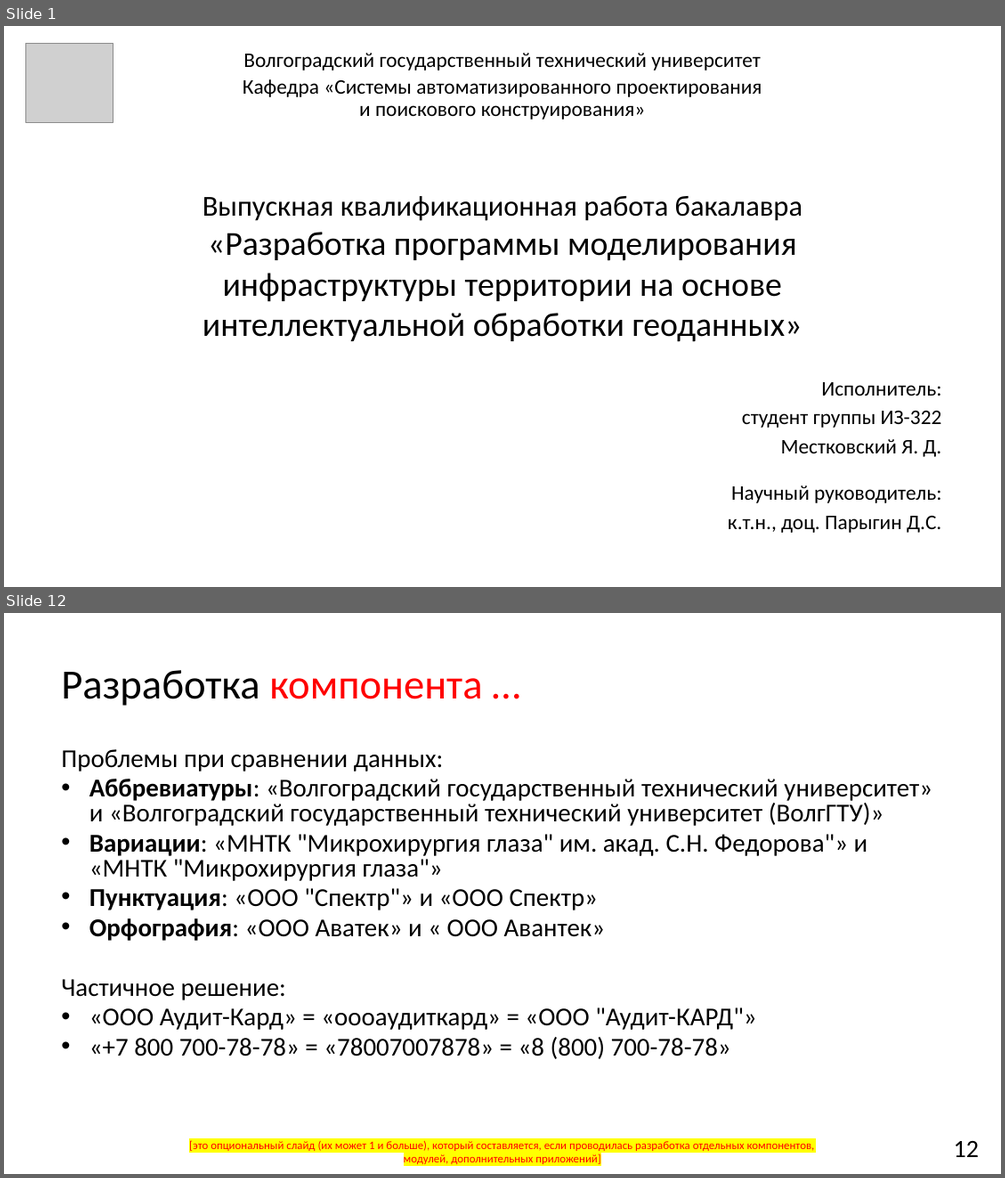
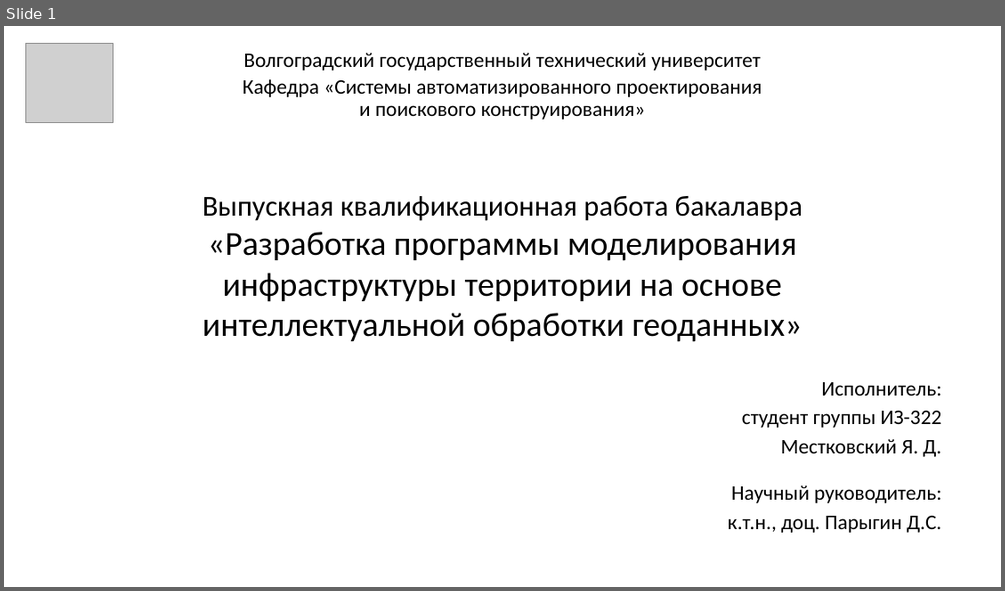
Before and after one commit to YaroslavMestkovsky/VKR, a slide deck: 3 [Презентация].pptx. Shown one above the other, each under a label of ours: slides 1 and 12 before the commit, slide 1 after it; the slides between them are not shown. The pictures are 1005x1178 and 1005x591 pixels, drawn with LibreOffice and Linux fonts; fonts in the diff are those of the drawing; grey boxes stand for pictures. Boxes give left, top, right and bottom in pixels: in the first picture for what was removed or moved away, otherwise in the second. Text is boxed around its words. In the diff, an @@ line names an element or a change of style, - is before the commit and + after.

```diff
--- a/3 [Презентация].pptx
+++ b/3 [Презентация].pptx
@@ slide 12 removed at (4, 613, 1001, 1174), background #FFFFFF @@
@@ title removed at (61, 670, 482, 706) @@
-Разработка компонента …
@@ text removed at (61, 749, 932, 1059) @@
-Проблемы при сравнении данных:
-• Аббревиатуры: «Волгоградский государственный технический университет» и «Волгоградский государственный технический университет (ВолгГТУ)»
-• Вариации: «МНТК "Микрохирургия глаза" им. акад. С.Н. Федорова"» и «МНТК "Микрохирургия глаза"»
-• Пунктуация: «ООО "Спектр"» и «ООО Спектр»
-• Орфография: «ООО Аватек» и « ООО Авантек»
-Частичное решение:
-• «ООО Аудит-Кард» = «оооаудиткард» = «ООО "Аудит-КАРД"»
-• «+7 800 700-78-78» = «78007007878» = «8 (800) 700-78-78»
@@ text removed at (189, 1140, 815, 1164) @@
-[это опциональный слайд (их может 1 и больше), который составляется, если проводилась разработка отдельных компонентов, модулей, дополнительных приложений]
@@ page number removed at (954, 1141, 979, 1157) @@
-12
```
Also in this commit, not shown: 4 slides changed, 15 slides added, 13 other slides removed, 1 other file.
